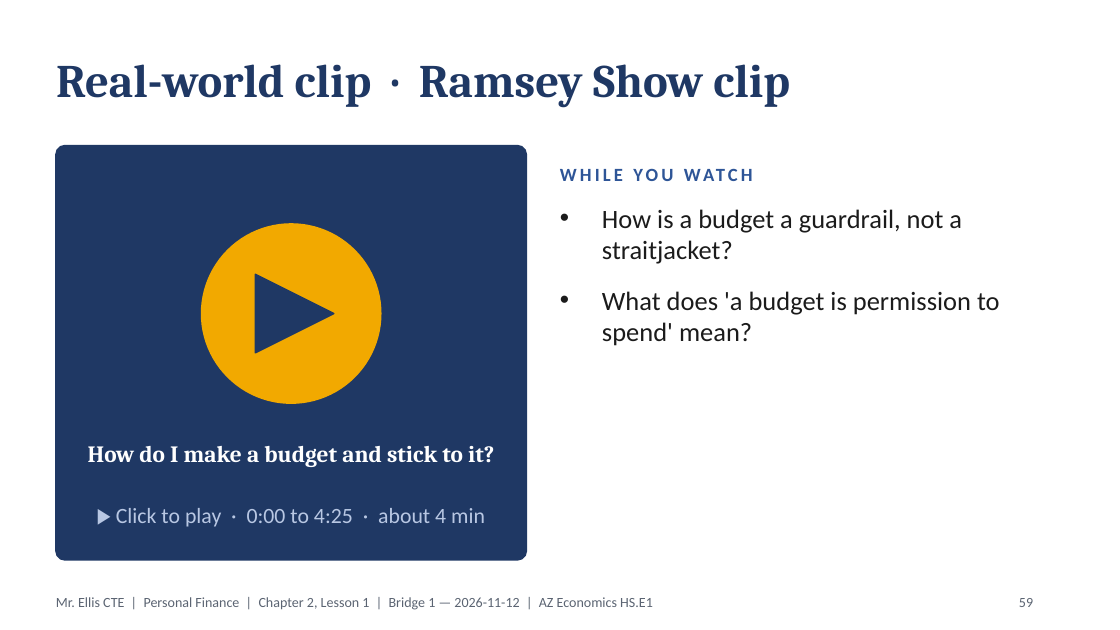
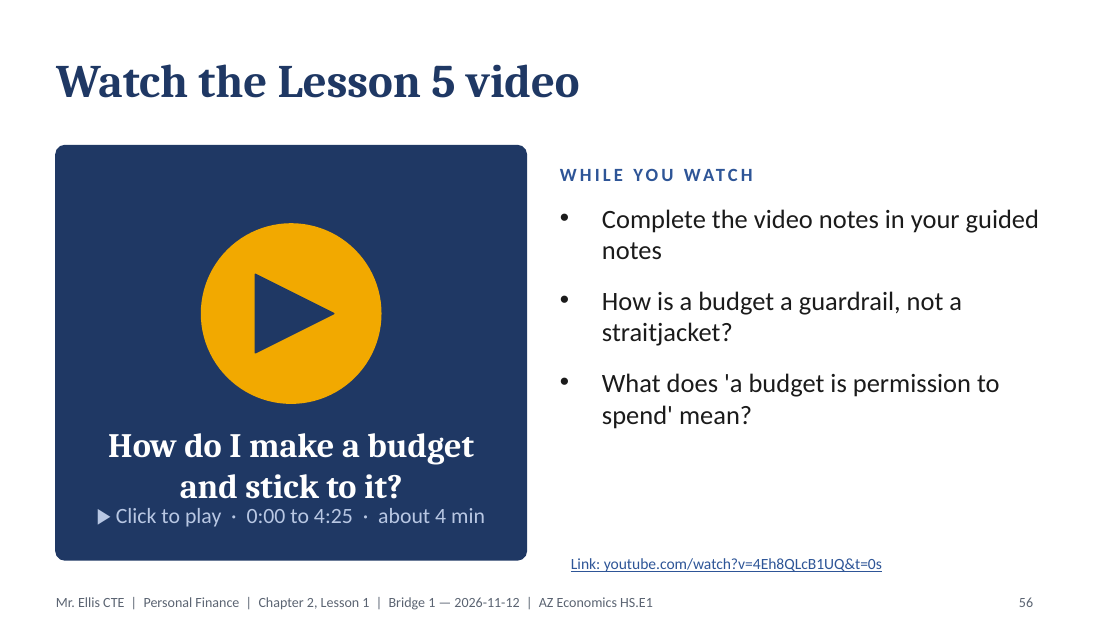
Before and after one commit to highgroundthree-art/electrical-el1-study-guides, a slide deck: slide 56 of financial-comprehension/personal/adult/Ch02_All_Lessons_ADULTS.pptx (slide 59 before the commit). Drawn at 1120x630 pixels with LibreOffice and Linux fonts; fonts in the diff are those of the drawing. Boxes give left, top, right and bottom in pixels: in the first picture for what was removed or moved away, otherwise in the second. Text is boxed around its words. In the diff, an @@ line names an element or a change of style, - is before the commit and + after.

```diff
--- a/financial-comprehension/personal/adult/Ch02_All_Lessons_ADULTS.pptx
+++ b/financial-comprehension/personal/adult/Ch02_All_Lessons_ADULTS.pptx
@@ title at (56, 64, 580, 98): text changed @@
-Real-world clip · Ramsey Show clip
+Watch the Lesson 5 video
@@ text at (602, 209, 1039, 259): paragraph added @@
+• Complete the video notes in your guided notes
@@ text "How do I make a ...": place and size @@
-text "How do I make a ..." at (88, 446, 494, 467)
+text "How do I make a ..." at (108, 433, 474, 499)
@@ text "How do I make a ..." at (108, 433, 474, 499): size 15 to 22 pt @@
@@ text added at (571, 558, 882, 572), 10 pt, text #2E5597, underline @@
+Link: youtube.com/watch?v=4Eh8QLcB1UQ&t=0s
@@ page number at (1019, 597, 1033, 607): text changed @@
-59
+56
```
Also in this commit, not shown: 5 other slides changed, 4 slides removed, 11 other files.
